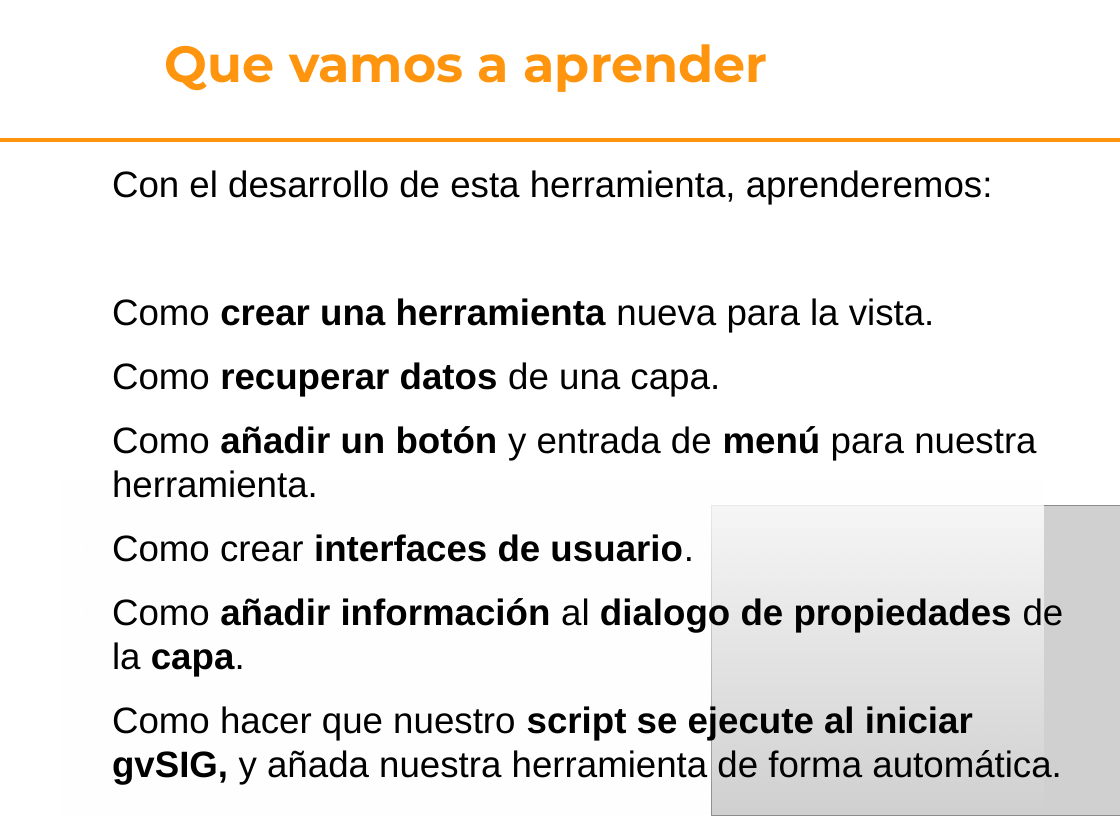
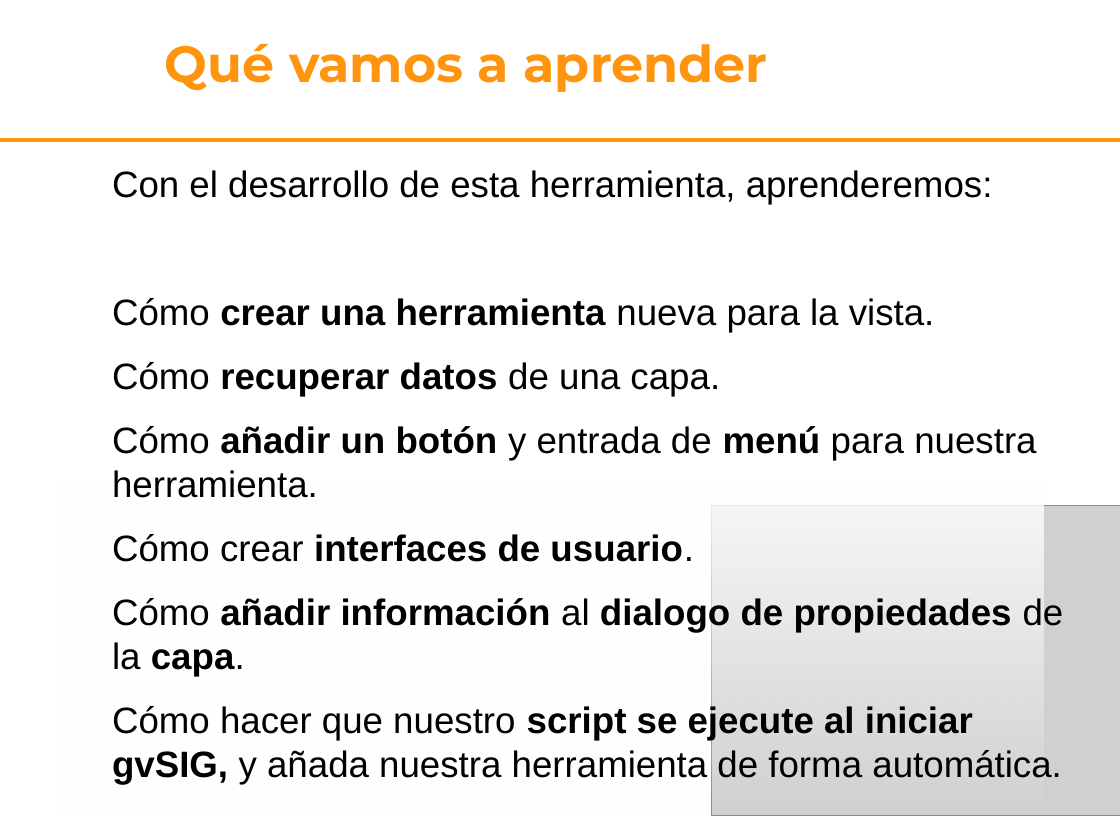
Before and after one commit to gvSIGAssociation/gvsig-desktop-scripting-quickinfo, a slide deck: slide 7 of docs/presentacion.odp. Drawn at 1120x840 pixels with LibreOffice and Linux fonts; fonts in the diff are those of the drawing; grey boxes stand for pictures; background and template pictures are left out. Boxes give left, top, right and bottom in pixels: in the first picture for what was removed or moved away, otherwise in the second. Text is boxed around its words. In the diff, an @@ line names an element or a change of style, - is before the commit and + after.

```diff
--- a/docs/presentacion.odp
+++ b/docs/presentacion.odp
@@ title at <box>165,44,768,92</box>: text changed @@
-Que vamos a aprender
+Qué vamos a aprender
@@ text at <box>112,298,1064,784</box>: text changed @@
-● Como crear una herramienta nueva para la vista.
-● Como recuperar datos de una capa.
-● Como añadir un botón y entrada de menú para nuestra herramienta.
-● Como crear interfaces de usuario.
-● Como añadir información al dialogo de propiedades de la capa.
-● Como hacer que nuestro script se ejecute al iniciar gvSIG, y añada nuestra herramienta de forma automática.
+● Cómo crear una herramienta nueva para la vista.
+● Cómo recuperar datos de una capa.
+● Cómo añadir un botón y entrada de menú para nuestra herramienta.
+● Cómo crear interfaces de usuario.
+● Cómo añadir información al dialogo de propiedades de la capa.
+● Cómo hacer que nuestro script se ejecute al iniciar gvSIG, y añada nuestra herramienta de forma automática.
```
Also in this commit, not shown: 6 other slides changed, 5 other files.
